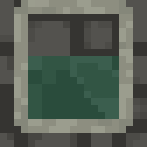
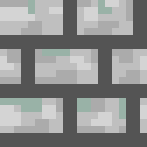
Layer changes from the first 147 x 147 image to the second:
hid group "items" (9 layers) over [0, 0, 147, 147]
hid "well" over [14, 0, 133, 133]
added layer "gradient" in group "tiles" over [0, 0, 147, 147]
added layer "black" in group "tiles" over [0, 0, 147, 147]
hid "tile1" (1st of 3, in "tiles") over [0, 0, 147, 147]
